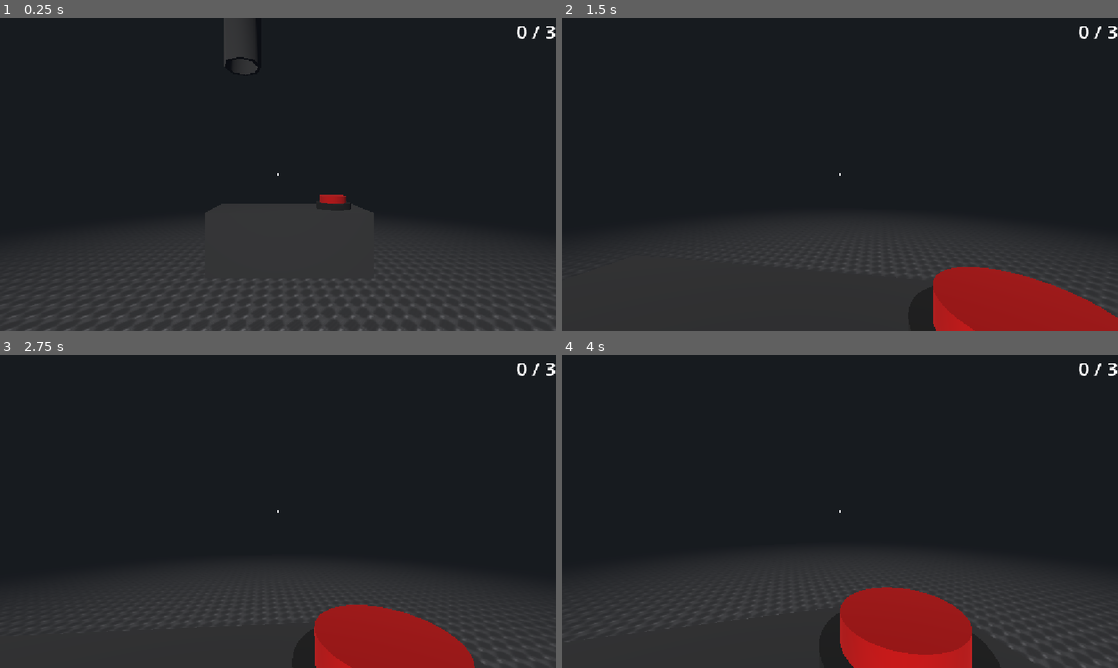
Above: before the commit, frames 1-4 (two rows, left to right).
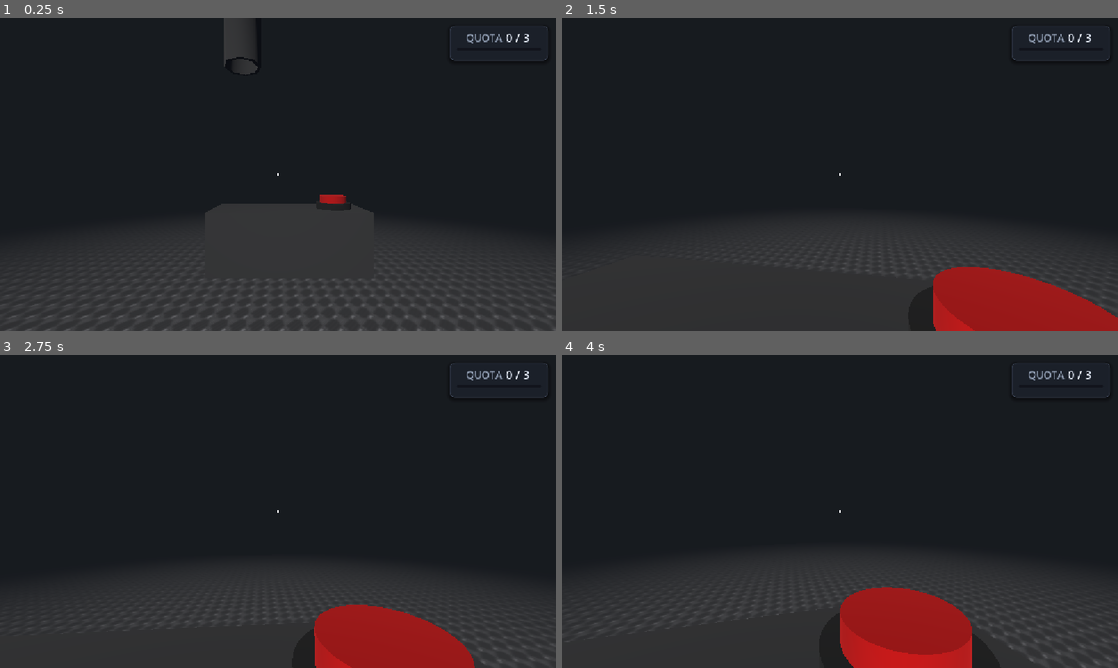
Above: after the commit, the same moments.

Repository: AvSBF/nerdy-papers
Game: Godot game, scene res://Scenes/World.tscn
Same seed, same stepped clock (60 frames per second), same inputs: the game is played once before the commit and once after it.
Inputs (mouse positions are in pixels of both pictures, inside the frame that each line leads up to):
- Up to frame 1 (0.25 s): no input
- Up to frame 2 (1.5 s): tap Enter at 0.5 s; move the mouse to (867, 174) at 0.52 s; hold E (interact) 0.53-1.28 s; hold W (key_forward) from 0.53 s (still down); move the mouse to (812, 174) at 1.27 s; tap Shift (sprint) at 1.35 s
- Up to frame 3 (2.75 s): keep holding W (key_forward); tap Space at 2 s; move the mouse to (289, 505) at 2.02 s; hold G (throw) from 2.03 s (still down)
- Up to frame 4 (4 s): keep holding W (key_forward); tap Enter at 2.75 s; move the mouse to (834, 517) at 2.77 s; release G (throw) at 2.78 s; tap E (interact) at 2.85 s; tap Space at 3.5 s; move the mouse to (878, 514) at 3.52 s; hold Shift (sprint) from 3.53 s (still down)

The runs differ from the first frame. In frame 1, 0.3% of the frame differs, in the area x 80-100%, y 2-14%; in frame 2, 0.3%; in frame 3, 0.3%; in frame 4, 0.3%.
Error after the commit: Invalid access to property or key 'total_deposited' on a base object of type 'Node (round_controller.gd)'. (res://Scripts/Quota/quota_controller.gd:18)

Commit message:
feat: restyle quota and buff UI panels with progress bars

Diff:
--- a/Prefabs/BuffCardUI.tscn
+++ b/Prefabs/BuffCardUI.tscn
@@ -1,36 +1,91 @@
 [gd_scene format=3 uid="uid://b1c4rdu1c4rda"]
 
-[ext_resource type="Script" path="res://Scripts/UI/buff_card_manager.gd" id="1_mgr"]
+[ext_resource type="Script" uid="uid://c7af0gnt0qpax" path="res://Scripts/UI/buff_card_manager.gd" id="1_mgr"]
 [ext_resource type="PackedScene" uid="uid://b1c4rdb1c4rda" path="res://Prefabs/BuffCard.tscn" id="2_card"]
 
-[node name="BuffCardUI" type="CanvasLayer"]
+[sub_resource type="StyleBoxFlat" id="StyleBoxFlat_panel"]
+content_margin_left = 36.0
+content_margin_top = 30.0
+content_margin_right = 36.0
+content_margin_bottom = 34.0
+bg_color = Color(0.1, 0.12, 0.16, 0.94)
+border_width_left = 1
+border_width_top = 1
+border_width_right = 1
+border_width_bottom = 1
+border_color = Color(0.35, 0.4, 0.5, 0.5)
+corner_radius_top_left = 22
+corner_radius_top_right = 22
+corner_radius_bottom_right = 22
+corner_radius_bottom_left = 22
+shadow_color = Color(0, 0, 0, 0.5)
+shadow_size = 16
+shadow_offset = Vector2(0, 6)
+
+[sub_resource type="LabelSettings" id="LabelSettings_title"]
+font_size = 34
+font_color = Color(0.95, 0.97, 1, 1)
+
+[sub_resource type="LabelSettings" id="LabelSettings_subtitle"]
+font_size = 17
+font_color = Color(0.72, 0.78, 0.88, 0.9)
+
+[node name="BuffCardUI" type="CanvasLayer" unique_id=1147787432]
+process_mode = 3
 layer = 10
-process_mode = 3
 script = ExtResource("1_mgr")
 card_scene = ExtResource("2_card")
 
-[node name="Overlay" type="Control" parent="."]
+[node name="Overlay" type="Control" parent="." unique_id=1226576798]
+layout_mode = 3
 anchors_preset = 15
 anchor_right = 1.0
 anchor_bottom = 1.0
 grow_horizontal = 2
 grow_vertical = 2
 
-[node name="Dimmer" type="ColorRect" parent="Overlay"]
-anchors_preset = 15
+[node name="Dimmer" type="ColorRect" parent="Overlay" unique_id=1167234487]
+layout_mode = 0
 anchor_right = 1.0
 anchor_bottom = 1.0
 grow_horizontal = 2
 grow_vertical = 2
-color = Color(0, 0, 0, 0.55)
+color = Color(0, 0, 0, 0.6)
 
-[node name="Center" type="CenterContainer" parent="Overlay"]
-anchors_preset = 15
+[node name="Center" type="CenterContainer" parent="Overlay" unique_id=1728424250]
+layout_mode = 0
 anchor_right = 1.0
 anchor_bottom = 1.0
 grow_horizontal = 2
 grow_vertical = 2
 
-[node name="Cards" type="HBoxContainer" parent="Overlay/Center"]
+[node name="Panel" type="PanelContainer" parent="Overlay/Center" unique_id=2021418624]
+layout_mode = 2
+theme_override_styles/panel = SubResource("StyleBoxFlat_panel")
+
+[node name="VBox" type="VBoxContainer" parent="Overlay/Center/Panel" unique_id=1482848379]
+layout_mode = 2
+theme_override_constants/separation = 24
+alignment = 1
+
+[node name="Header" type="VBoxContainer" parent="Overlay/Center/Panel/VBox" unique_id=814856666]
+layout_mode = 2
+theme_override_constants/separation = 4
+alignment = 1
+
+[node name="Title" type="Label" parent="Overlay/Center/Panel/VBox/Header" unique_id=582231670]
+layout_mode = 2
+text = "CHOOSE A CARD"
+label_settings = SubResource("LabelSettings_title")
+horizontal_alignment = 1
+
+[node name="Subtitle" type="Label" parent="Overlay/Center/Panel/VBox/Header" unique_id=514602058]
+layout_mode = 2
+text = "A buff helps, a debuff hurts"
+label_settings = SubResource("LabelSettings_subtitle")
+horizontal_alignment = 1
+
+[node name="Cards" type="HBoxContainer" parent="Overlay/Center/Panel/VBox" unique_id=666802479]
+layout_mode = 2
 theme_override_constants/separation = 28
 alignment = 1
--- /dev/null
+++ b/Scenes/BuffUI.tscn
@@ -0,0 +1,89 @@
+[gd_scene format=3 uid="uid://cuxo5cfijmurj"]
+
+[ext_resource type="Script" uid="uid://laixp3lylfk8" path="res://Scripts/UI/buff_ui.gd" id="1_73lpm"]
+
+[sub_resource type="StyleBoxFlat" id="StyleBoxFlat_panel"]
+content_margin_left = 14.0
+content_margin_top = 8.0
+content_margin_right = 14.0
+content_margin_bottom = 10.0
+bg_color = Color(0.11, 0.13, 0.17, 0.92)
+border_width_left = 1
+border_width_top = 1
+border_width_right = 1
+border_width_bottom = 1
+border_color = Color(0.55, 0.5, 0.35, 0.55)
+corner_radius_top_left = 10
+corner_radius_top_right = 10
+corner_radius_bottom_right = 10
+corner_radius_bottom_left = 10
+shadow_color = Color(0, 0, 0, 0.45)
+shadow_size = 8
+shadow_offset = Vector2(0, 3)
+
+[sub_resource type="LabelSettings" id="LabelSettings_title"]
+font_size = 20
+font_color = Color(0.68, 0.62, 0.5, 1)
+
+[sub_resource type="LabelSettings" id="LabelSettings_value"]
+font_size = 24
+font_color = Color(0.98, 0.95, 0.88, 1)
+
+[sub_resource type="StyleBoxFlat" id="StyleBoxFlat_bar_bg"]
+bg_color = Color(0.07, 0.08, 0.11, 1)
+corner_radius_top_left = 4
+corner_radius_top_right = 4
+corner_radius_bottom_right = 4
+corner_radius_bottom_left = 4
+
+[sub_resource type="StyleBoxFlat" id="StyleBoxFlat_bar_fill"]
+bg_color = Color(0.95, 0.72, 0.3, 1)
+corner_radius_top_left = 4
+corner_radius_top_right = 4
+corner_radius_bottom_right = 4
+corner_radius_bottom_left = 4
+
+[node name="BuffUi" type="CanvasLayer" unique_id=85365021]
+script = ExtResource("1_73lpm")
+
+[node name="Panel" type="PanelContainer" parent="." unique_id=36113598]
+anchors_preset = 1
+anchor_left = 1.0
+anchor_right = 1.0
+offset_left = -220.0
+offset_top = 100.0
+offset_right = -16.0
+offset_bottom = 172.0
+grow_horizontal = 0
+theme_override_styles/panel = SubResource("StyleBoxFlat_panel")
+
+[node name="Margin" type="MarginContainer" parent="Panel" unique_id=36113599]
+layout_mode = 2
+
+[node name="VBox" type="VBoxContainer" parent="Panel/Margin" unique_id=36113600]
+layout_mode = 2
+theme_override_constants/separation = 4
+
+[node name="TopRow" type="HBoxContainer" parent="Panel/Margin/VBox" unique_id=36113601]
+layout_mode = 2
+alignment = 1
+
+[node name="Title" type="Label" parent="Panel/Margin/VBox/TopRow" unique_id=36113602]
+layout_mode = 2
+offset_transform_enabled = true
+offset_transform_position = Vector2(-4.31, 0)
+text = "NEXT BUFF"
+label_settings = SubResource("LabelSettings_title")
+
+[node name="Value" type="Label" parent="Panel/Margin/VBox/TopRow" unique_id=36113603]
+layout_mode = 2
+text = "0 / 3"
+label_settings = SubResource("LabelSettings_value")
+
+[node name="Progress" type="ProgressBar" parent="Panel/Margin/VBox" unique_id=36113604]
+custom_minimum_size = Vector2(0, 6)
+layout_mode = 2
+size_flags_horizontal = 3
+theme_override_styles/background = SubResource("StyleBoxFlat_bar_bg")
+theme_override_styles/fill = SubResource("StyleBoxFlat_bar_fill")
+show_percentage = false
--- a/Scenes/QuotaUI.tscn
+++ b/Scenes/QuotaUI.tscn
@@ -2,19 +2,88 @@
 
 [ext_resource type="Script" uid="uid://bdgctql48o0j5" path="res://Scripts/Quota/quota_controller.gd" id="1_rtav1"]
 
-[sub_resource type="LabelSettings" id="LabelSettings_5ovjq"]
-font_size = 40
+[sub_resource type="StyleBoxFlat" id="StyleBoxFlat_panel"]
+content_margin_left = 14.0
+content_margin_top = 8.0
+content_margin_right = 14.0
+content_margin_bottom = 10.0
+bg_color = Color(0.11, 0.13, 0.17, 0.92)
+border_width_left = 1
+border_width_top = 1
+border_width_right = 1
+border_width_bottom = 1
+border_color = Color(0.35, 0.4, 0.5, 0.55)
+corner_radius_top_left = 10
+corner_radius_top_right = 10
+corner_radius_bottom_right = 10
+corner_radius_bottom_left = 10
+shadow_color = Color(0, 0, 0, 0.45)
+shadow_size = 8
+shadow_offset = Vector2(0, 3)
+
+[sub_resource type="LabelSettings" id="LabelSettings_title"]
+font_size = 21
+font_color = Color(0.55, 0.6, 0.68, 1)
+
+[sub_resource type="LabelSettings" id="LabelSettings_value"]
+font_size = 24
+font_color = Color(0.92, 0.95, 1, 1)
+
+[sub_resource type="StyleBoxFlat" id="StyleBoxFlat_bar_bg"]
+bg_color = Color(0.07, 0.08, 0.11, 1)
+corner_radius_top_left = 4
+corner_radius_top_right = 4
+corner_radius_bottom_right = 4
+corner_radius_bottom_left = 4
+
+[sub_resource type="StyleBoxFlat" id="StyleBoxFlat_bar_fill"]
+bg_color = Color(0.3, 0.62, 0.95, 1)
+corner_radius_top_left = 4
+corner_radius_top_right = 4
+corner_radius_bottom_right = 4
+corner_radius_bottom_left = 4
 
 [node name="QuotaUI" type="CanvasLayer" unique_id=1553816689]
 script = ExtResource("1_rtav1")
 
-[node name="Quota Detials" type="Label" parent="." unique_id=1656292270]
+[node name="Panel" type="PanelContainer" parent="." unique_id=1656292271]
 anchors_preset = 1
 anchor_left = 1.0
 anchor_right = 1.0
-offset_left = -277.0
-offset_bottom = 71.0
+offset_left = -220.0
+offset_top = 16.0
+offset_right = -16.0
+offset_bottom = 88.0
 grow_horizontal = 0
-text = "0 / 100"
-label_settings = SubResource("LabelSettings_5ovjq")
-horizontal_alignment = 2
+theme_override_styles/panel = SubResource("StyleBoxFlat_panel")
+
+[node name="Margin" type="MarginContainer" parent="Panel" unique_id=1656292272]
+layout_mode = 2
+
+[node name="VBox" type="VBoxContainer" parent="Panel/Margin" unique_id=1656292273]
+layout_mode = 2
+theme_override_constants/separation = 4
+
+[node name="TopRow" type="HBoxContainer" parent="Panel/Margin/VBox" unique_id=1656292277]
+layout_mode = 2
+alignment = 1
+
+[node name="Title" type="Label" parent="Panel/Margin/VBox/TopRow" unique_id=1656292274]
+layout_mode = 2
+offset_transform_enabled = true
+offset_transform_position = Vector2(-4.63, 0)
+text = "QUOTA"
+label_settings = SubResource("LabelSettings_title")
+
+[node name="Value" type="Label" parent="Panel/Margin/VBox/TopRow" unique_id=1656292275]
+layout_mode = 2
+text = "0 / 3"
+label_settings = SubResource("LabelSettings_value")
+
+[node name="Progress" type="ProgressBar" parent="Panel/Margin/VBox" unique_id=1656292276]
+custom_minimum_size = Vector2(0, 6)
+layout_mode = 2
+size_flags_horizontal = 3
+theme_override_styles/background = SubResource("StyleBoxFlat_bar_bg")
+theme_override_styles/fill = SubResource("StyleBoxFlat_bar_fill")
+show_percentage = false
--- a/Scripts/Quota/quota_controller.gd
+++ b/Scripts/Quota/quota_controller.gd
@@ -1,6 +1,7 @@
 extends CanvasLayer
 
-@onready var quota_label : Label = $"Quota Detials"
+@onready var value_label : Label = $Panel/Margin/VBox/TopRow/Value
+@onready var progress_bar : ProgressBar = $Panel/Margin/VBox/Progress
 
 var _round : Node
 
@@ -10,8 +11,10 @@
 		_round.deposits_changed.connect(_on_deposits_changed)
 		_update_label()
 
-func _on_deposits_changed(_current_deposited: int, _required_for_buff: int) -> void:
+func _on_deposits_changed(_total_deposited: int, _buff_threshold: int) -> void:
 	_update_label()
 
 func _update_label():
-	quota_label.text = "%d / %d" % [_round.current_deposited, _round.current_quota]
+	value_label.text = "%d / %d" % [_round.total_deposited, _round.quota_target]
+	progress_bar.max_value = _round.quota_target
+	progress_bar.value = _round.total_deposited
--- a/Scripts/UI/buff_card.gd
+++ b/Scripts/UI/buff_card.gd
@@ -20,7 +20,8 @@
 	card_type = str(data.get("type", "green"))
 	var color := GREEN_COLOR if card_type == "green" else RED_COLOR
 	top_stripe.color = color
-	type_label.text = "БАФФ" if card_type == "green" else "ДЕБАФФ"
+	type_label.add_theme_color_override("font_color", color)
+	type_label.text = "BUFF" if card_type == "green" else "DEBUFF"
 	title_label.text = str(data.get("title", "Без названия"))
 	desc_label.text = str(data.get("desc", "Заглушка"))
 
--- a/Scripts/UI/buff_card_manager.gd
+++ b/Scripts/UI/buff_card_manager.gd
@@ -17,7 +17,7 @@
 ]
 
 @onready var overlay : Control = $Overlay
-@onready var cards_container : HBoxContainer = $Overlay/Center/Cards
+@onready var cards_container : HBoxContainer = $Overlay/Center/Panel/VBox/Cards
 
 var _round : Node
 var _cards_active : bool = false
--- /dev/null
+++ b/Scripts/UI/buff_ui.gd
@@ -0,0 +1,12 @@
+extends CanvasLayer
+
+@onready var value_label : Label = $Panel/Margin/VBox/TopRow/Value
+@onready var progress_bar : ProgressBar = $Panel/Margin/VBox/Progress
+
+func _ready():
+	get_tree().get_first_node_in_group("round_controller").deposits_changed.connect(change_label)
+
+func change_label(total_deposited : int, buff_threshold : int):
+	value_label.text = "%d / %d" %[total_deposited, buff_threshold]
+	progress_bar.max_value = buff_threshold
+	progress_bar.value = total_deposited
Not shown, added: Scripts/UI/buff_ui.gd.uid
